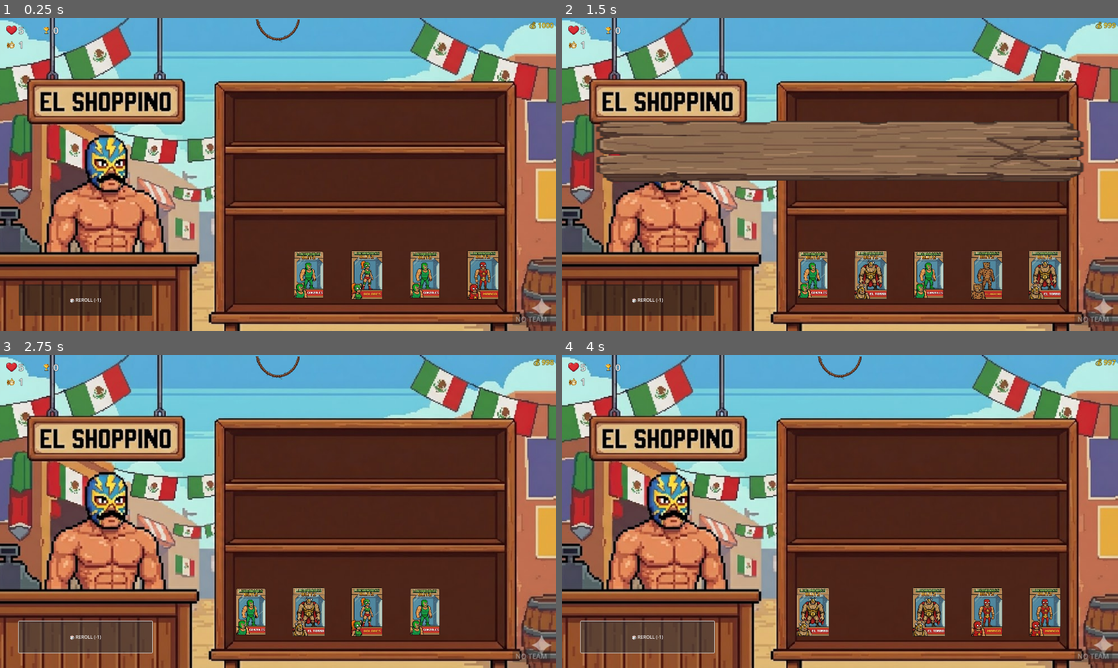
Above: before the commit, frames 1-4 (two rows, left to right).
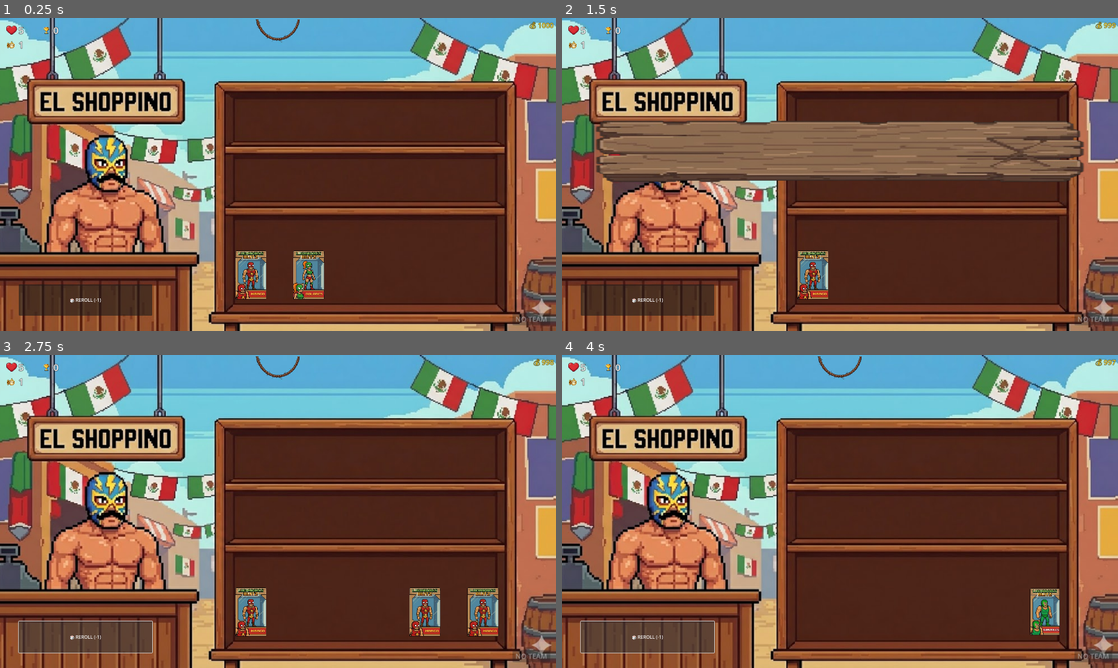
Above: after the commit, the same moments.

Repository: Khuanisko/Luchadores-Blitz-Reloaded
Game: Godot game, scene res://scenes/shop/shop.tscn
Two runs of this game, one before a commit and one after it. Both use one fixed random seed, a clock stepped at 60 frames per second and the inputs below.
Inputs (mouse positions are in pixels of both pictures, inside the frame that each line leads up to):
- Up to frame 1 (0.25 s): no input
- Up to frame 2 (1.5 s): click "🎲 REROLL (-1)" at 0.5 s; click (840, 43) at 1.25 s
- Up to frame 3 (2.75 s): click "🎲 REROLL (-1)" at 2 s
- Up to frame 4 (4 s): click (840, 380) at 2.75 s; click "🎲 REROLL (-1)" at 3.5 s

The runs differ from the first frame. In frame 1, 3.9% of the frame differs, in the area x 42-90%, y 74-90%; in frame 2, 3.9%; in frame 3, 3.7%; in frame 4, 3.2%.

Commit message:
Added new backyard units

Diff:
--- a/resources/units/chada.tres
+++ /dev/null
@@ -1,11 +0,0 @@
-[gd_resource type="Resource" script_class="UnitDefinition" load_steps=2 format=3 uid="uid://by3ec71cndgvu"]
-
-[ext_resource type="Script" uid="uid://7upuukcophge" path="res://scripts/unit_definition.gd" id="1_tjgc7"]
-
-[resource]
-script = ExtResource("1_tjgc7")
-id = "chada"
-unit_name = "chada"
-heel_face = "Heel"
-ability_name = "Test"
-ability_description = "test"
--- a/resources/units/dolores.tres
+++ b/resources/units/dolores.tres
@@ -8,9 +8,8 @@
 id = "dolores"
 unit_name = "Dolores"
 portrait = ExtResource("2_tex")
-base_hp = 2
-base_attack = 2
-unit_class = "Technician"
-faction = "Las Flores"
-ability_name = "Entrance"
-ability_description = "Gains [b] +1/+1[/b] while entering the ring."
+base_hp = 4
+unit_class = "Striker"
+faction = "OG's"
+ability_name = "Payback"
+ability_description = "Gains [b] +1 [/b] attack"
--- /dev/null
+++ b/resources/units/donpedro.tres
@@ -0,0 +1,15 @@
+[gd_resource type="Resource" script_class="UnitDefinition" load_steps=2 format=3 uid="uid://b11wrm0mqcn57"]
+
+[ext_resource type="Script" uid="uid://7upuukcophge" path="res://scripts/unit_definition.gd" id="1_p6uxs"]
+
+[resource]
+script = ExtResource("1_p6uxs")
+id = "donpedro"
+unit_name = "Don Pedro"
+base_hp = 3
+unit_class = "Technician"
+faction = "Los Banditos"
+heel_face = "Heel"
+ability_name = "Faction Bond"
+ability_description = "Gain 1 gold"
+metadata/_custom_type_script = "uid://7upuukcophge"
--- /dev/null
+++ b/resources/units/elbarril.tres
@@ -0,0 +1,14 @@
+[gd_resource type="Resource" script_class="UnitDefinition" load_steps=2 format=3 uid="uid://djg7enjak2asn"]
+
+[ext_resource type="Script" uid="uid://7upuukcophge" path="res://scripts/unit_definition.gd" id="1_5x1v0"]
+
+[resource]
+script = ExtResource("1_5x1v0")
+id = "elbarril"
+unit_name = "El Barril"
+unit_class = "Power House"
+faction = "Los Banditos"
+heel_face = "Heel"
+ability_name = "Prize Fighter"
+ability_description = "Gain [b]  +1 [/b] Health"
+metadata/_custom_type_script = "uid://7upuukcophge"
--- /dev/null
+++ b/resources/units/eldoblon.tres
@@ -0,0 +1,15 @@
+[gd_resource type="Resource" script_class="UnitDefinition" load_steps=2 format=3 uid="uid://cuihxi4j2wy5r"]
+
+[ext_resource type="Script" uid="uid://7upuukcophge" path="res://scripts/unit_definition.gd" id="1_8p1ly"]
+
+[resource]
+script = ExtResource("1_8p1ly")
+id = "eldoblon"
+unit_name = "El Doblon"
+base_hp = 2
+base_attack = 2
+unit_class = "High Flyer"
+faction = "Los Banditos"
+heel_face = "Heel"
+ability_description = "Sells for [b] 3 [/b] gold"
+metadata/_custom_type_script = "uid://7upuukcophge"
--- a/resources/units/eljaguarro.tres
+++ b/resources/units/eljaguarro.tres
@@ -1,7 +1,7 @@
-[gd_resource type="Resource" script_class="UnitDefinition" load_steps=3 format=3]
+[gd_resource type="Resource" script_class="UnitDefinition" load_steps=3 format=3 uid="uid://bu71gtcvmnrpk"]
 
-[ext_resource type="Script" path="res://scripts/unit_definition.gd" id="1_script"]
-[ext_resource type="Texture2D" path="res://assets/sprites/character_boxes/eljaguarro.png" id="2_tex"]
+[ext_resource type="Script" uid="uid://7upuukcophge" path="res://scripts/unit_definition.gd" id="1_script"]
+[ext_resource type="Texture2D" uid="uid://cua7gt640b0lr" path="res://assets/sprites/character_boxes/eljaguarro.png" id="2_tex"]
 
 [resource]
 script = ExtResource("1_script")
@@ -10,7 +10,6 @@
 portrait = ExtResource("2_tex")
 base_hp = 3
 base_attack = 6
-cost = 3
 tier = 3
 unit_class = "High Flyer"
 faction = "Los Rudos"
--- /dev/null
+++ b/resources/units/eltornado.tres
@@ -0,0 +1,12 @@
+[gd_resource type="Resource" script_class="UnitDefinition" load_steps=2 format=3 uid="uid://darnfeaad1d1r"]
+
+[ext_resource type="Script" uid="uid://7upuukcophge" path="res://scripts/unit_definition.gd" id="1_xs4pg"]
+
+[resource]
+script = ExtResource("1_xs4pg")
+id = "eltornado"
+unit_name = "El Tornado"
+base_hp = 3
+base_attack = 3
+unit_class = "High Flyer"
+metadata/_custom_type_script = "uid://7upuukcophge"
--- a/resources/units/gonzales.tres
+++ b/resources/units/gonzales.tres
@@ -1,7 +1,7 @@
-[gd_resource type="Resource" script_class="UnitDefinition" load_steps=3 format=3]
+[gd_resource type="Resource" script_class="UnitDefinition" load_steps=3 format=3 uid="uid://03eo45j5skjt"]
 
-[ext_resource type="Script" path="res://scripts/unit_definition.gd" id="1_script"]
-[ext_resource type="Texture2D" path="res://assets/sprites/character_boxes/gonzales.png" id="2_tex"]
+[ext_resource type="Script" uid="uid://7upuukcophge" path="res://scripts/unit_definition.gd" id="1_script"]
+[ext_resource type="Texture2D" uid="uid://b1yx4c4gvvyhv" path="res://assets/sprites/character_boxes/gonzales.png" id="2_tex"]
 
 [resource]
 script = ExtResource("1_script")
@@ -9,11 +9,8 @@
 unit_name = "Gonzales"
 portrait = ExtResource("2_tex")
 base_hp = 3
-base_attack = 4
-cost = 3
-tier = 2
-unit_class = "Striker"
-faction = "Los Técnicos"
-heel_face = "Heel"
-ability_name = "Entrance"
-ability_description = "Gives [b] +1/+2[/b] to all [b]Garage[/b] tier units while entering the ring."
+base_attack = 2
+unit_class = "Power House"
+faction = "OG's"
+ability_name = "Faction Bond"
+ability_description = "Gains [b] +1 [/b] health"
--- /dev/null
+++ b/resources/units/lavibora.tres
@@ -0,0 +1,15 @@
+[gd_resource type="Resource" script_class="UnitDefinition" load_steps=2 format=3 uid="uid://bk8082hi6hobq"]
+
+[ext_resource type="Script" uid="uid://7upuukcophge" path="res://scripts/unit_definition.gd" id="1_ijsy8"]
+
+[resource]
+script = ExtResource("1_ijsy8")
+id = "lavibora"
+unit_name = "La Vibora"
+base_hp = 2
+base_attack = 2
+unit_class = "Striker"
+heel_face = "Heel"
+ability_name = "Entrance"
+ability_description = "Deal [b] 1 [/b] damage to current opponent"
+metadata/_custom_type_script = "uid://7upuukcophge"
--- /dev/null
+++ b/resources/units/littledave.tres
@@ -0,0 +1,13 @@
+[gd_resource type="Resource" script_class="UnitDefinition" load_steps=2 format=3 uid="uid://46bb3wf4u04e"]
+
+[ext_resource type="Script" uid="uid://7upuukcophge" path="res://scripts/unit_definition.gd" id="1_1hw5r"]
+
+[resource]
+script = ExtResource("1_1hw5r")
+id = "littledave"
+unit_name = "Little Dave"
+base_attack = 3
+unit_class = "High Flyer"
+ability_name = "Pinned"
+ability_description = "Summon [b] 1/1 [/b] angry fan"
+metadata/_custom_type_script = "uid://7upuukcophge"
--- a/resources/units/marco.tres
+++ b/resources/units/marco.tres
@@ -1,19 +1,15 @@
-[gd_resource type="Resource" script_class="UnitDefinition" load_steps=3 format=3]
+[gd_resource type="Resource" script_class="UnitDefinition" load_steps=3 format=3 uid="uid://t4pjrwqjivw5"]
 
-[ext_resource type="Script" path="res://scripts/unit_definition.gd" id="1_script"]
-[ext_resource type="Texture2D" path="res://assets/sprites/character_boxes/marco.png" id="2_tex"]
+[ext_resource type="Script" uid="uid://7upuukcophge" path="res://scripts/unit_definition.gd" id="1_script"]
+[ext_resource type="Texture2D" uid="uid://tv3kwvob06i4" path="res://assets/sprites/character_boxes/marco.png" id="2_tex"]
 
 [resource]
 script = ExtResource("1_script")
 id = "marco"
 unit_name = "Marco"
 portrait = ExtResource("2_tex")
-base_hp = 2
-base_attack = 3
-cost = 3
-tier = 1
-unit_class = "Striker"
-faction = "Los Técnicos"
-heel_face = "Heel"
-ability_name = "Pinfall"
-ability_description = "Gains [b]+1/+1[/b] after defeating the enemy"
+base_attack = 2
+unit_class = "Technician"
+faction = "OG's"
+ability_name = "Opening Bell"
+ability_description = "Give [b] +2 [/b] health to the unit in front"
--- /dev/null
+++ b/resources/units/perrorabioso.tres
@@ -0,0 +1,15 @@
+[gd_resource type="Resource" script_class="UnitDefinition" load_steps=2 format=3 uid="uid://fb548qxklffc"]
+
+[ext_resource type="Script" uid="uid://7upuukcophge" path="res://scripts/unit_definition.gd" id="1_j3em8"]
+
+[resource]
+script = ExtResource("1_j3em8")
+id = "perrorabioso"
+unit_name = "Perro Rabioso"
+base_hp = 2
+base_attack = 3
+unit_class = "Striker"
+heel_face = "Heel"
+ability_name = "Pinfall"
+ability_description = "Give [b] +1 [/b] attack to the next unit"
+metadata/_custom_type_script = "uid://7upuukcophge"
--- a/scenes/battle/battle_arena.gd
+++ b/scenes/battle/battle_arena.gd
@@ -40,8 +40,16 @@
 
 func _setup_battle() -> void:
 	# Clone global teams to local queues for this battle instance
-	player_queue = GameData.player_team.duplicate()
-	enemy_queue = GameData.enemy_team.duplicate()
+	# Clone global teams to local queues for this battle instance
+	# We use duplicate() on the UnitInstance resource so that modifications (HP, Attack)
+	# during battle do NOT affect the persistent units in GameData.
+	player_queue = []
+	for unit in GameData.player_team:
+		player_queue.append(unit.duplicate())
+
+	enemy_queue = []
+	for unit in GameData.enemy_team:
+		enemy_queue.append(unit.duplicate())
 
 	if player_queue.is_empty():
 		return
--- a/scenes/shop/shop.tscn
+++ b/scenes/shop/shop.tscn
@@ -1,19 +1,23 @@
-[gd_scene load_steps=15 format=3 uid="uid://df50slakhs8gj"]
+[gd_scene load_steps=19 format=3 uid="uid://df50slakhs8gj"]
 
 [ext_resource type="Script" uid="uid://1hf3up5viqj6" path="res://scenes/shop/shop.gd" id="1_main"]
 [ext_resource type="Texture2D" uid="uid://cejglfmmex0wm" path="res://assets/sprites/shop/shop.jpg" id="2_shopbg"]
 [ext_resource type="Script" uid="uid://7upuukcophge" path="res://scripts/unit_definition.gd" id="2_tp26b"]
 [ext_resource type="PackedScene" path="res://scenes/shop/shopkeeper.tscn" id="3_shopkeeper"]
-[ext_resource type="Resource" uid="uid://by3ec71cndgvu" path="res://resources/units/chada.tres" id="3_vk20h"]
 [ext_resource type="Resource" uid="uid://urmfsc2ghuvy" path="res://resources/units/dolores.tres" id="4_131kw"]
 [ext_resource type="PackedScene" uid="uid://na87q1r3rhok" path="res://scenes/shop/team_board.tscn" id="4_teamboard"]
 [ext_resource type="Texture2D" uid="uid://d1ny1p562cb36" path="res://assets/sprites/shop/heart.png" id="5_heart"]
-[ext_resource type="Resource" path="res://resources/units/eljaguarro.tres" id="5_xoc10"]
-[ext_resource type="Resource" path="res://resources/units/eltorro.tres" id="6_k5co3"]
+[ext_resource type="Resource" uid="uid://b11wrm0mqcn57" path="res://resources/units/donpedro.tres" id="6_hbyua"]
 [ext_resource type="Texture2D" uid="uid://jr6rmof3x4ev" path="res://assets/sprites/shop/wins.png" id="6_wins"]
 [ext_resource type="Resource" path="res://resources/units/gonzales.tres" id="7_6kbe7"]
+[ext_resource type="Resource" uid="uid://djg7enjak2asn" path="res://resources/units/elbarril.tres" id="7_36j3v"]
 [ext_resource type="Texture2D" uid="uid://otbhaswxrx4s" path="res://assets/sprites/shop/round.png" id="7_round"]
+[ext_resource type="Resource" uid="uid://cuihxi4j2wy5r" path="res://resources/units/eldoblon.tres" id="8_5y7fm"]
 [ext_resource type="Resource" path="res://resources/units/marco.tres" id="8_hbyua"]
+[ext_resource type="Resource" uid="uid://darnfeaad1d1r" path="res://resources/units/eltornado.tres" id="9_toxgp"]
+[ext_resource type="Resource" uid="uid://bk8082hi6hobq" path="res://resources/units/lavibora.tres" id="10_u2jek"]
+[ext_resource type="Resource" uid="uid://46bb3wf4u04e" path="res://resources/units/littledave.tres" id="11_bnu54"]
+[ext_resource type="Resource" uid="uid://fb548qxklffc" path="res://resources/units/perrorabioso.tres" id="12_noimi"]
 
 [node name="Shop" type="Control"]
 layout_mode = 3
@@ -23,7 +27,7 @@
 grow_horizontal = 2
 grow_vertical = 2
 script = ExtResource("1_main")
-available_units_pool = Array[ExtResource("2_tp26b")]([ExtResource("3_vk20h"), ExtResource("4_131kw"), ExtResource("5_xoc10"), ExtResource("6_k5co3"), ExtResource("7_6kbe7"), ExtResource("8_hbyua")])
+available_units_pool = Array[ExtResource("2_tp26b")]([ExtResource("4_131kw"), ExtResource("7_6kbe7"), ExtResource("8_hbyua"), ExtResource("6_hbyua"), ExtResource("7_36j3v"), ExtResource("8_5y7fm"), ExtResource("9_toxgp"), ExtResource("10_u2jek"), ExtResource("11_bnu54"), ExtResource("12_noimi")])
 
 [node name="Background" type="TextureRect" parent="."]
 layout_mode = 1
--- /dev/null
+++ b/scripts/test_persistence.gd
@@ -0,0 +1,47 @@
+extends SceneTree
+
+func _init():
+	print("Running Persistence Test...")
+
+	# 1. Setup Mock Data
+	var original_unit = UnitInstance.new()
+	original_unit.definition = load("res://resources/units/dolores.tres") # Assuming this exists or just using generic
+	original_unit.max_hp = 10
+	original_unit.hp = 10
+	original_unit.attack = 2
+
+	# Simulate adding to player team
+	GameData.player_team = [original_unit]
+
+	print("Original Stats: HP=", original_unit.hp, " Attack=", original_unit.attack)
+
+	# 2. Simulate Battle Setup (Logic from battle_arena.gd)
+	var battle_queue: Array[UnitInstance] = []
+	for unit in GameData.player_team:
+		battle_queue.append(unit.duplicate())
+
+	# 3. Modify Battle Version
+	var battle_unit = battle_queue[0]
+	battle_unit.hp -= 5
+	battle_unit.attack += 50
+
+	print("Battle Unit Stats Modded: HP=", battle_unit.hp, " Attack=", battle_unit.attack)
+
+	# 4. Verify Original is Unchanged
+	var passed = true
+	if original_unit.hp != 10:
+		print("FAIL: Original HP changed to ", original_unit.hp)
+		passed = false
+	current_attack = original_unit.attack
+	if current_attack != 2: # Use variable to avoid parser confusion if needed
+		print("FAIL: Original Attack changed to ", current_attack)
+		passed = false
+
+	if passed:
+		print("SUCCESS: Original unit preserved.")
+	else:
+		print("FAILURE: Persistence bug exists.")
+
+	quit()
+
+var current_attack: int
Not shown, added: scripts/test_persistence.gd.uid
